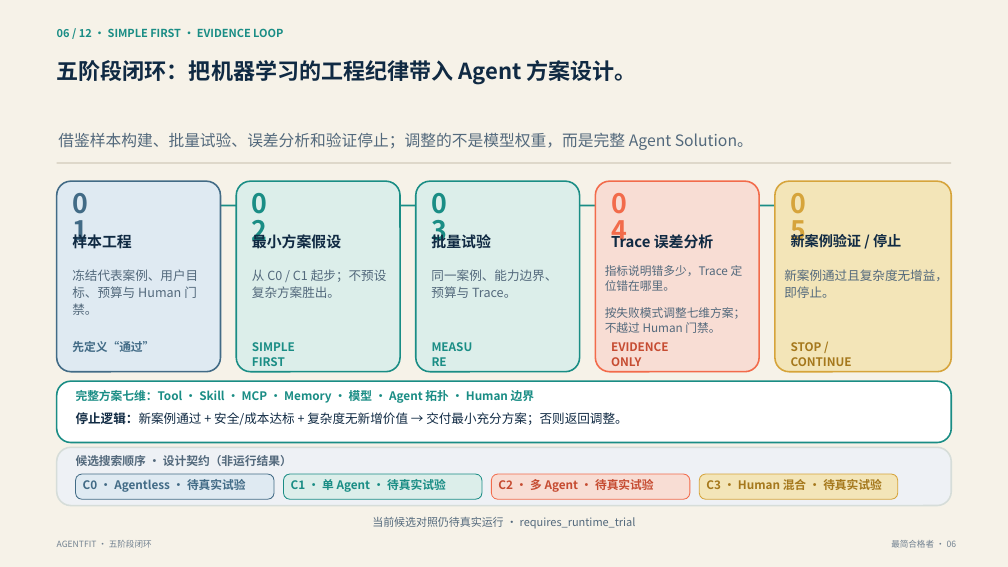
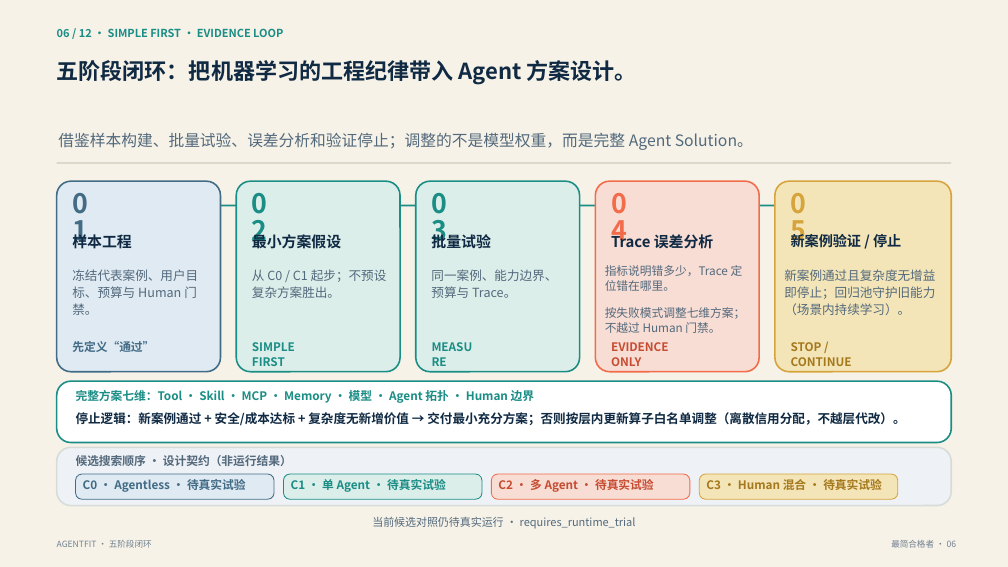
Before and after one commit to kailiangshang/agentfit, a slide deck: slide 6 of competition/2026-08-15/submission/agentfit-submission.pptx. Drawn at 1008x567 pixels with LibreOffice and Linux fonts; fonts in the diff are those of the drawing. Boxes give left, top, right and bottom in pixels: in the first picture for what was removed or moved away, otherwise in the second. Text is boxed around its words. In the diff, an @@ line names an element or a change of style, - is before the commit and + after.

```diff
--- a/competition/2026-08-15/submission/agentfit-submission.pptx
+++ b/competition/2026-08-15/submission/agentfit-submission.pptx
@@ text at (784, 269, 935, 315): text changed @@
-新案例通过且复杂度无增益，即停止。
+新案例通过且复杂度无增益即停止；回归池守护旧能力（场景内持续学习）。
@@ text at (76, 412, 905, 426): text changed; bold on @@
-停止逻辑：新案例通过 + 安全/成本达标 + 复杂度无新增价值 → 交付最小充分方案；否则返回调整。
+停止逻辑：新案例通过 + 安全/成本达标 + 复杂度无新增价值 → 交付最小充分方案；否则按层内更新算子白名单调整（离散信用分配，不越层代改）。
```
Also in this commit, not shown: 4 other slides changed, 11 other files.
